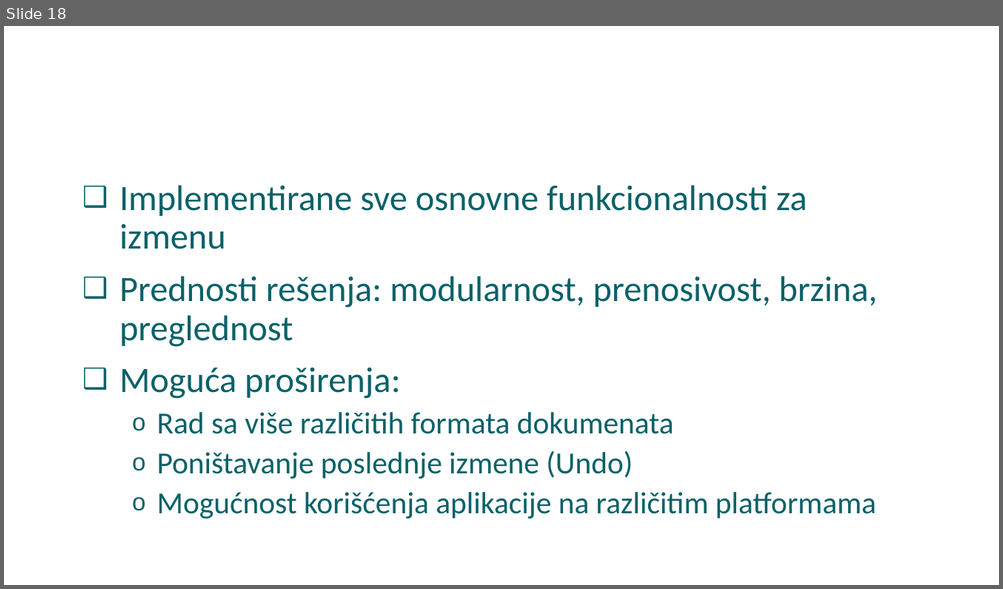
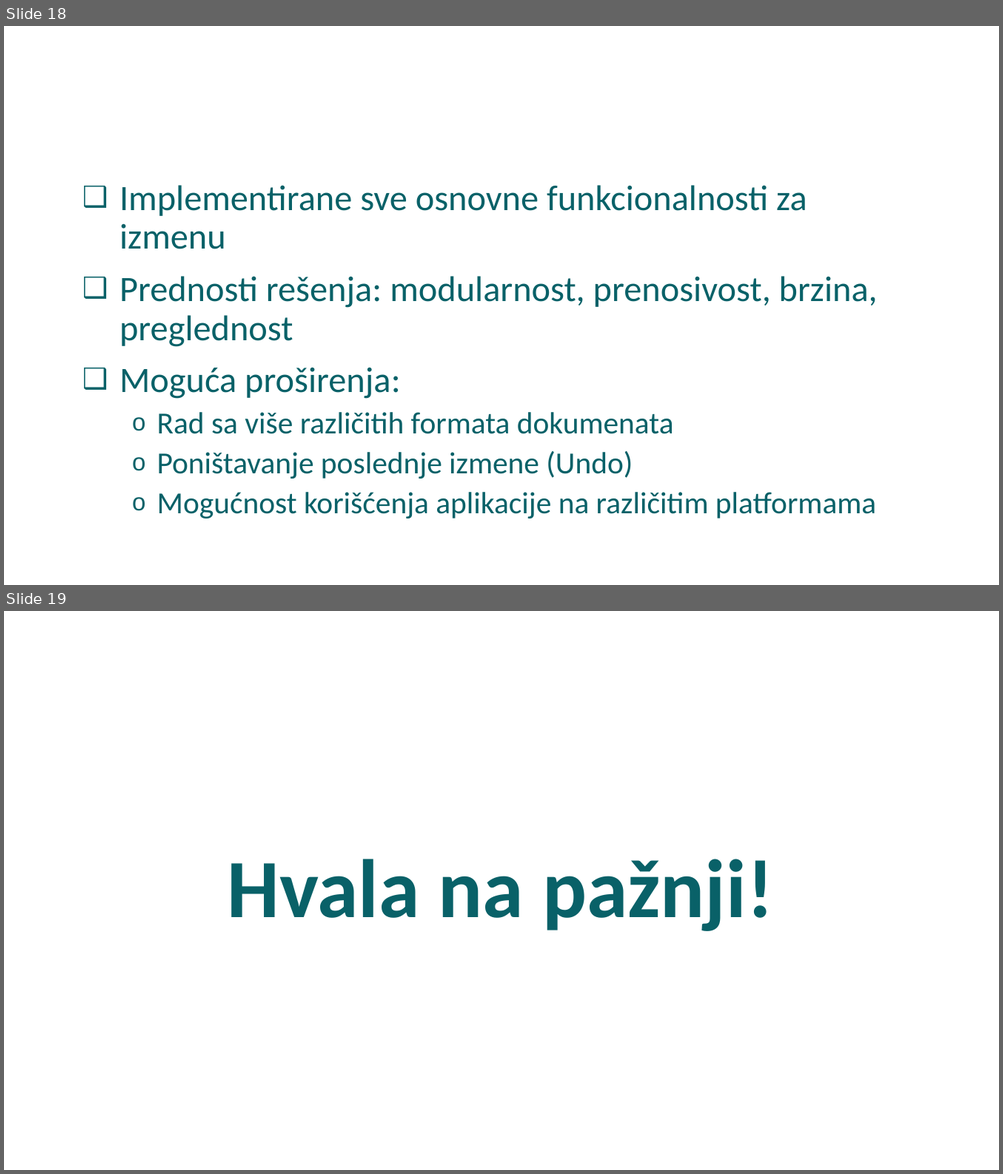
Before and after one commit to stojans/diplomski, a slide deck: Stefan_Stojanovic_Bsc_ppt.pptx. Shown one above the other, each under a label of ours: slide 18 before the commit, slides 18 and 19 after it. The pictures are 1003x589 and 1003x1174 pixels, drawn with LibreOffice and Linux fonts; fonts in the diff are those of the drawing; background and template pictures are left out. Boxes give left, top, right and bottom in pixels: in the first picture for what was removed or moved away, otherwise in the second. Text is boxed around its words. In the diff, an @@ line names an element or a change of style, - is before the commit and + after.

```diff
--- a/Stefan_Stojanovic_Bsc_ppt.pptx
+++ b/Stefan_Stojanovic_Bsc_ppt.pptx
@@ slide 19 added at (x1=4, y1=611, x2=999, y2=1170), background #FFFFFF @@
@@ text added at (x1=227, y1=859, x2=773, y2=931), 60 pt, text #096168, bold @@
+Hvala na pažnji!
```
Also in this commit, not shown: 1 slide changed.
